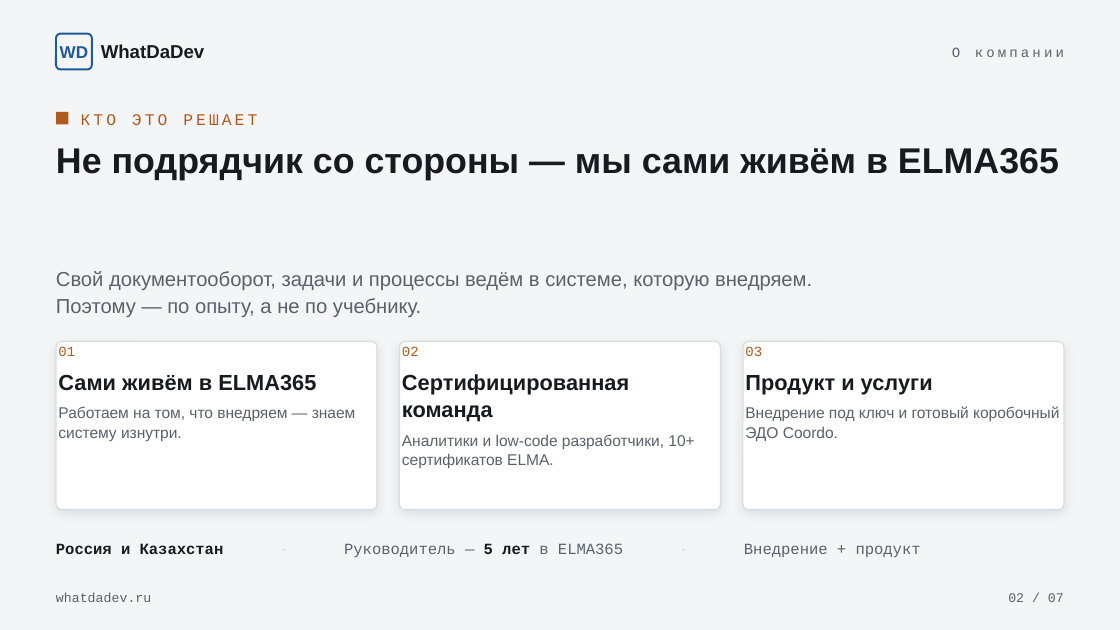
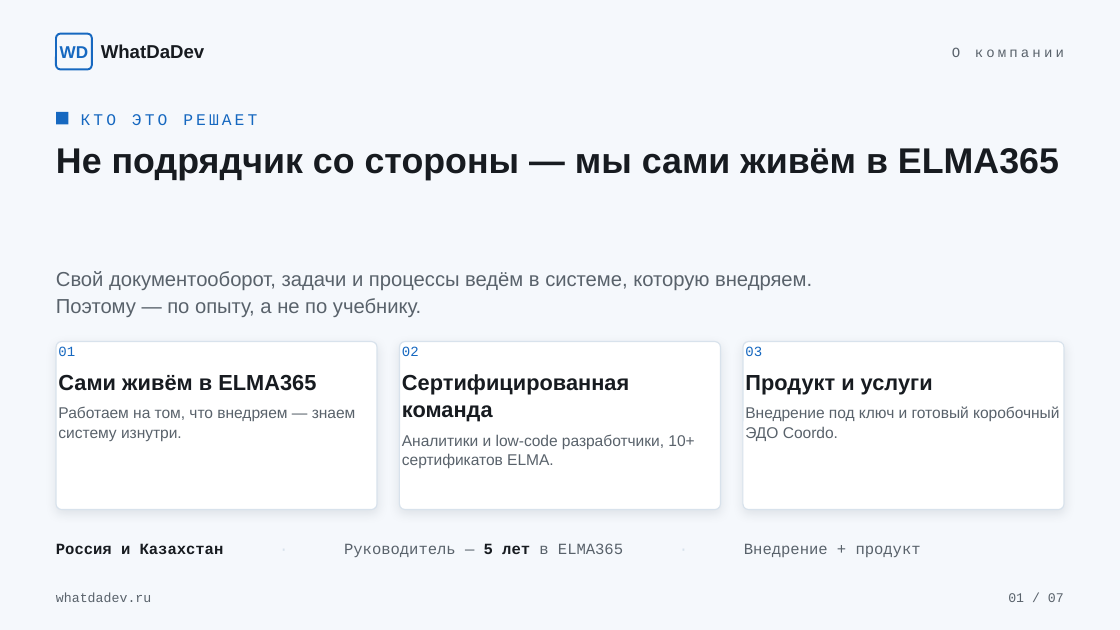
Before and after one commit to airginggger-collab/WhatDaDev, a slide deck: slide 1 of deliverables/WhatDaDev_Презентация_Знакомство.pptx (slide 2 before the commit). Drawn at 1120x630 pixels with LibreOffice and Linux fonts; fonts in the diff are those of the drawing. Boxes give left, top, right and bottom in pixels: in the first picture for what was removed or moved away, otherwise in the second. Text is boxed around its words. In the diff, an @@ line names an element or a change of style, - is before the commit and + after.

```diff
--- a/deliverables/WhatDaDev_Презентация_Знакомство.pptx
+++ b/deliverables/WhatDaDev_Презентация_Знакомство.pptx
@@ background #F3F5F6 to #F5F8FC @@
@@ text "WD" at <box>60,46,89,58</box>: text colour #1D5C9A to #1668C0 @@
@@ rounded rectangle at <box>56,34,92,69</box>: fill #F3F5F6 to #F5F8FC; outline #1D5C9A 1.25 pt to #1668C0 1.25 pt @@
@@ rectangle at <box>56,112,68,124</box>: fill #B25A1E to #1668C0 @@
@@ text "КТО ЭТО РЕШАЕТ" at <box>81,114,257,125</box>: text colour #B25A1E to #1668C0 @@
@@ text at <box>58,346,75,356</box>: text colour #B25A1E to #1668C0 in "01" @@
@@ text at <box>402,346,419,356</box>: text colour #B25A1E to #1668C0 in "02" @@
@@ outline #D7DCE1 0.75 pt to #D8E2EC 0.75 pt in 3 elements at <box>56,342,377,510</box>, <box>400,342,721,510</box>, <box>743,342,1064,510</box> @@
@@ text at <box>745,346,762,356</box>: text colour #B25A1E to #1668C0 in "03" @@
@@ text at <box>1008,593,1064,602</box>: text changed @@
-02 / 07
+01 / 07
```
Also in this commit, not shown: 6 other slides changed, 5 other files.
